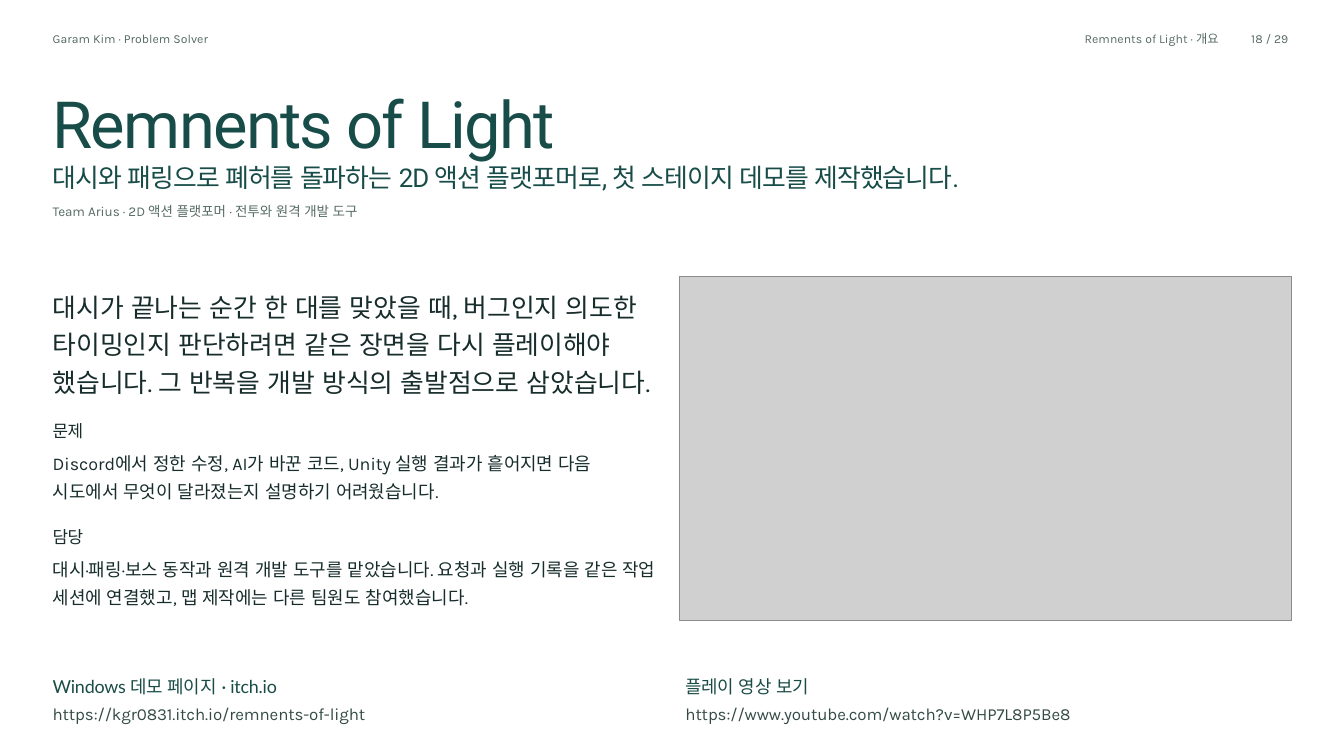
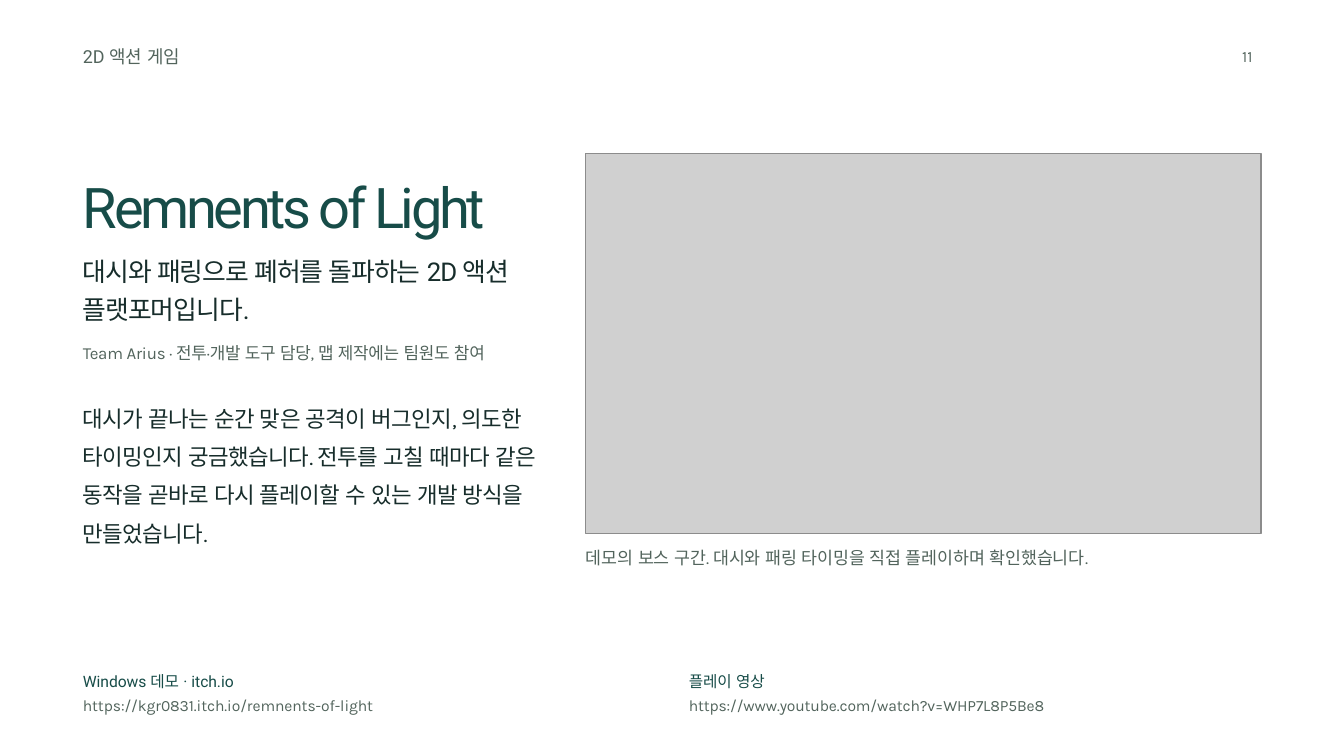
Before and after one commit to kgr0831/kgr0831.github.io, a slide deck: slide 11 of portfolio/pearlabyss/portfolio.pptx (slide 18 before the commit). Drawn at 1344x756 pixels with LibreOffice and Linux fonts; fonts in the diff are those of the drawing; grey boxes stand for pictures; background and template pictures are left out. Boxes give left, top, right and bottom in pixels: in the first picture for what was removed or moved away, otherwise in the second. Text is boxed around its words. In the diff, an @@ line names an element or a change of style, - is before the commit and + after.

```diff
--- a/portfolio/pearlabyss/portfolio.pptx
+++ b/portfolio/pearlabyss/portfolio.pptx
@@ text removed at box(53, 34, 208, 43) @@
-Garam Kim · Problem Solver
@@ text added at box(83, 48, 180, 65), 12 pt, text #52645C @@
+2D 액션 게임
@@ text removed at box(1085, 33, 1219, 46) @@
-Remnents of Light · 개요
@@ text added at box(1242, 52, 1252, 62), 10.5 pt, text #52645C @@
+11
@@ text removed at box(1251, 35, 1288, 43) @@
-18 / 29
@@ text "Remnents of Light": place and size @@
-text "Remnents of Light" at box(53, 98, 555, 162)
+text "Remnents of Light" at box(83, 185, 485, 240)
@@ text "Remnents of Light" at box(83, 185, 485, 240): size 43.5 to 37.5 pt, letter spacing -1.1 to -2.3 pt @@
@@ picture added at box(586, 154, 1261, 533) @@
@@ text removed at box(53, 205, 358, 217) @@
-Team Arius · 2D 액션 플랫포머 · 전투와 원격 개발 도구
@@ text at box(83, 259, 509, 283): text changed; text colour #174C48 to #172D2B @@
-대시와 패링으로 폐허를 돌파하는 2D 액션 플랫포머로, 첫 스테이지 데모를 제작했습니다.
+대시와 패링으로 폐허를 돌파하는 2D 액션
@@ text added at box(83, 297, 250, 321), 17.2 pt, text #172D2B @@
+플랫포머입니다.
@@ picture removed at box(680, 276, 1291, 620) @@
@@ text removed at box(53, 332, 611, 356) @@
-타이밍인지 판단하려면 같은 장면을 다시 플레이해야
@@ text added at box(83, 345, 485, 361), 11.2 pt, text #52645C @@
+Team Arius · 전투·개발 도구 담당, 맵 제작에는 팀원도 참여
@@ text removed at box(53, 370, 651, 394) @@
-했습니다. 그 반복을 개발 방식의 출발점으로 삼았습니다.
@@ text at box(83, 408, 523, 430): text changed; size 17.2 to 15 pt @@
-대시가 끝나는 순간 한 대를 맞았을 때, 버그인지 의도한
+대시가 끝나는 순간 맞은 공격이 버그인지, 의도한
@@ text removed at box(53, 423, 84, 439) @@
-문제
@@ text added at box(83, 446, 536, 467), 15 pt, text #172D2B @@
+타이밍인지 궁금했습니다. 전투를 고칠 때마다 같은
@@ text removed at box(53, 455, 591, 475) @@
-Discord에서 정한 수정, AI가 바꾼 코드, Unity 실행 결과가 흩어지면 다음
@@ text removed at box(53, 483, 438, 500) @@
-시도에서 무엇이 달라졌는지 설명하기 어려웠습니다.
@@ text added at box(83, 484, 524, 505), 15 pt, text #172D2B @@
+동작을 곧바로 다시 플레이할 수 있는 개발 방식을
@@ text removed at box(53, 529, 84, 545) @@
-담당
@@ text added at box(83, 523, 208, 544), 15 pt, text #172D2B @@
+만들었습니다.
@@ text removed at box(53, 561, 656, 578) @@
-대시·패링·보스 동작과 원격 개발 도구를 맡았습니다. 요청과 실행 기록을 같은 작업
@@ text added at box(586, 549, 1088, 566), 11.6 pt, text #52645C @@
+데모의 보스 구간. 대시와 패링 타이밍을 직접 플레이하며 확인했습니다.
@@ text removed at box(53, 589, 468, 606) @@
-세션에 연결했고, 맵 제작에는 다른 팀원도 참여했습니다.
@@ text at box(83, 674, 233, 689): text changed; size 12 to 10.5 pt; font Lato to Roboto; text colour #194C46 to #174C48 @@
-Windows 데모 페이지 · itch.io
+Windows 데모 · itch.io
@@ text at box(689, 674, 765, 689): text changed; size 12 to 10.5 pt; font Lato to Roboto; text colour #194C46 to #174C48 @@
-플레이 영상 보기
+플레이 영상
@@ text "https://kgr0831.itch.io/remnents-of-light": place and size @@
-text "https://kgr0831.itch.io/remnents-of-light" at box(53, 707, 366, 724)
+text "https://kgr0831.itch.io/remnents-of-light" at box(83, 699, 373, 715)
@@ text "https://kgr0831.itch.io/remnents-of-light" at box(83, 699, 373, 715): size 11.2 to 10.5 pt, text colour #344B45 to #52645C, letter spacing -0.1 to 0 pt @@
@@ text "https://www.youtube.com/watch?v=WHP7L8P5Be8": place and size @@
-text "https://www.youtube.com/watch?v=WHP7L8P5Be8" at box(685, 707, 1070, 724)
+text "https://www.youtube.com/watch?v=WHP7L8P5Be8" at box(689, 699, 1045, 715)
@@ text "https://www.youtube.com/watch?v=WHP7L8P5Be8" at box(689, 699, 1045, 715): size 11.2 to 10.5 pt, text colour #344B45 to #52645C @@
```
Also in this commit, not shown: 7 other slides changed, 9 slides added, 21 slides removed, 8 other files.
